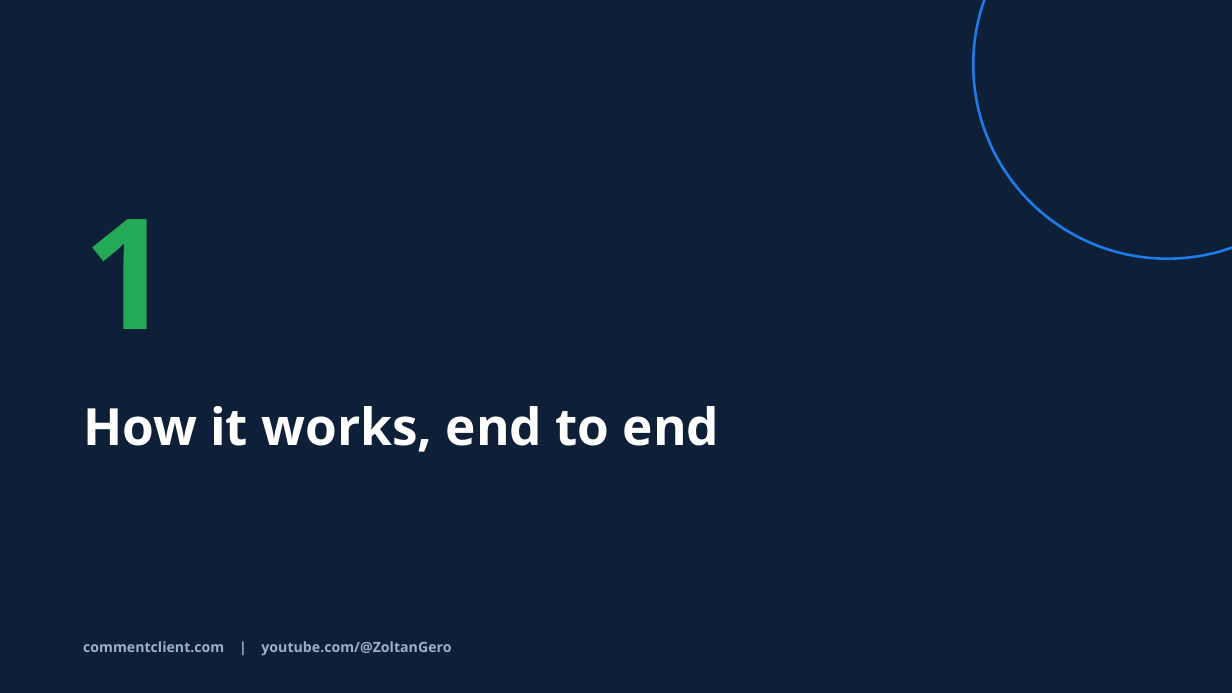
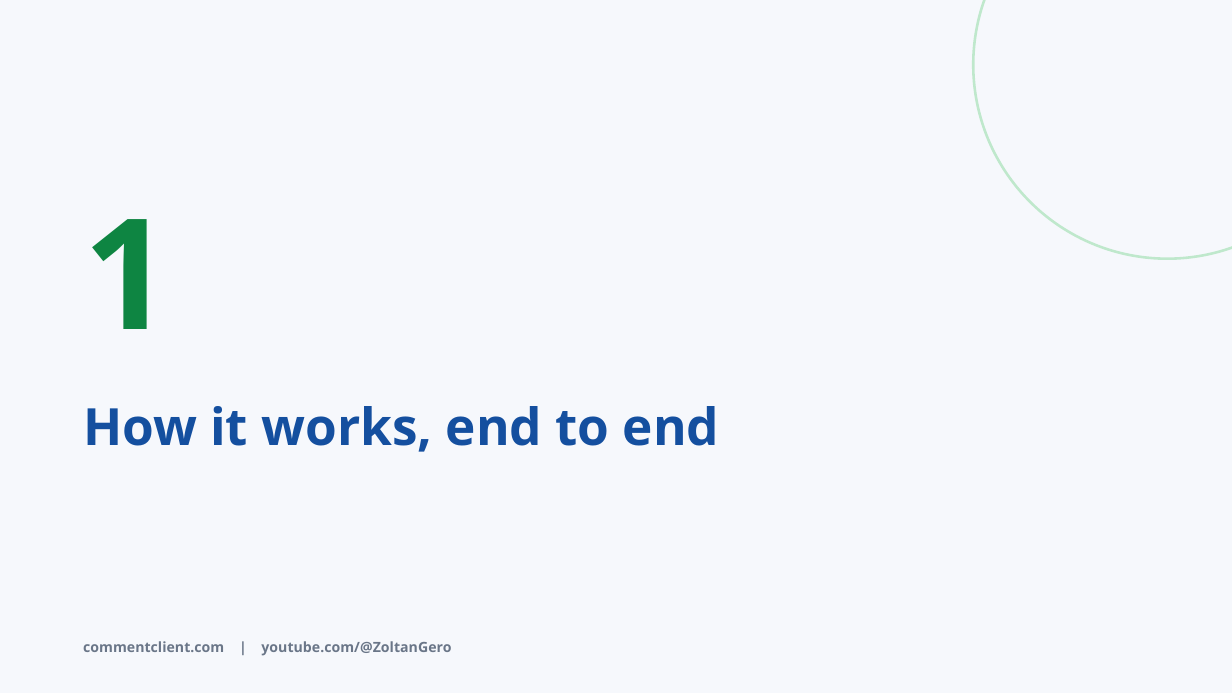
Before and after one commit to YogiZoli/design-system, a slide deck: slide 3 of tools/pptx-template/samples/C2C_Lead_Magnet_Promo.pptx. Drawn at 1232x693 pixels with LibreOffice and Linux fonts; fonts in the diff are those of the drawing. Boxes give left, top, right and bottom in pixels: in the first picture for what was removed or moved away, otherwise in the second. Text is boxed around its words. In the diff, an @@ line names an element or a change of style, - is before the commit and + after.

```diff
--- a/tools/pptx-template/samples/C2C_Lead_Magnet_Promo.pptx
+++ b/tools/pptx-template/samples/C2C_Lead_Magnet_Promo.pptx
@@ background #0E2038 to #F6F8FC @@
@@ ellipse at box(973, 0, 1232, 259): outline #1E7CE8 2 pt to #BFE8CC 2 pt @@
@@ text "1" at box(83, 219, 171, 329): text colour #24A957 to #0E8542 @@
@@ text "How it works, end to ..." at box(83, 406, 719, 452): text colour #FFFFFF to #144F9F @@
@@ text "commentclient.com | youtube.com/@ZoltanGero" at box(83, 641, 451, 656): text colour #9DB0C7 to #6A7688 @@
```
Also in this commit, not shown: 5 other slides changed, 6 other files.
